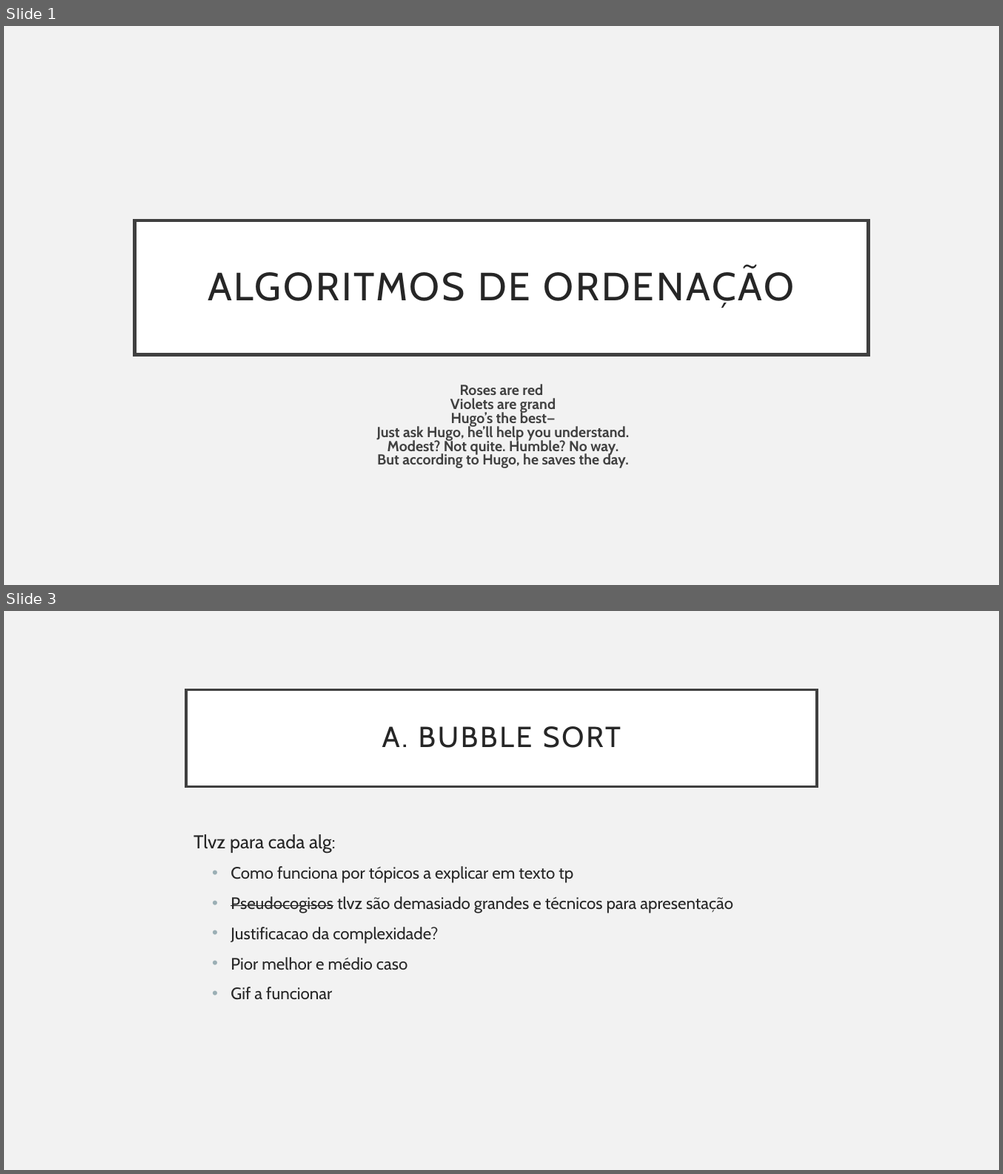
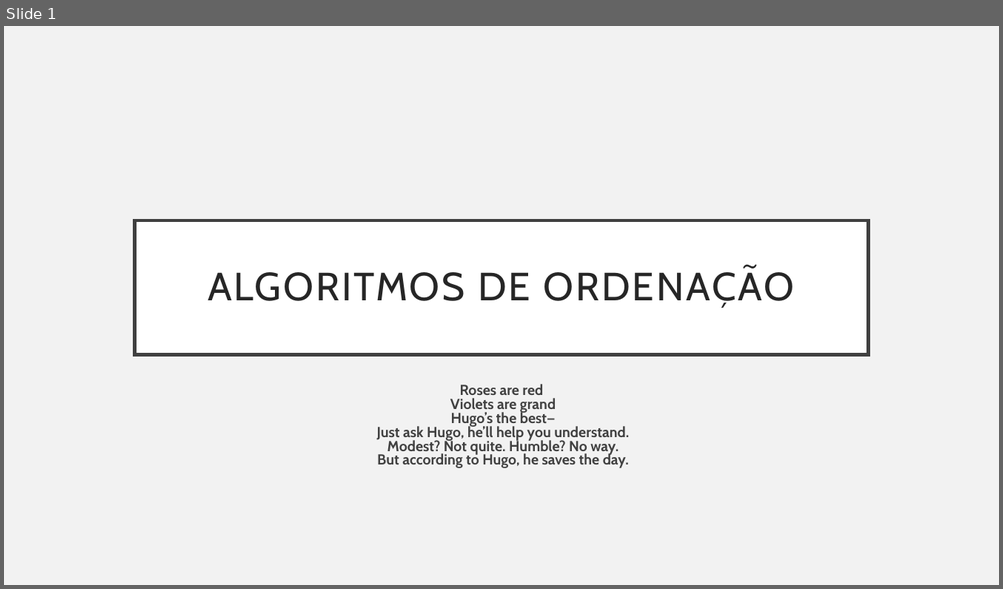
Before and after one commit to Hugoverissimo21/sorting-algorithms, a slide deck: slides.pptx. Shown one above the other, each under a label of ours: slides 1 and 3 before the commit, slide 1 after it; the slides between them are not shown. The pictures are 1003x1174 and 1003x589 pixels, drawn with LibreOffice and Linux fonts; fonts in the diff are those of the drawing. Boxes give left, top, right and bottom in pixels: in the first picture for what was removed or moved away, otherwise in the second. Text is boxed around its words. In the diff, an @@ line names an element or a change of style, - is before the commit and + after.

```diff
--- a/slides.pptx
+++ b/slides.pptx
@@ slide 3 removed at box(4, 611, 999, 1170), background #F2F2F2 @@
@@ title removed at box(186, 689, 817, 786) @@
-A. BUBBLE SORT
@@ text removed at box(193, 834, 733, 1000) @@
-Tlvz para cada alg:
-  • Como funciona por tópicos a explicar em texto tp
-  • Pseudocogisos tlvz são demasiado grandes e técnicos para apresentação
-  • Justificacao da complexidade?
-  • Pior melhor e médio caso
-  • Gif a funcionar
```
Also in this commit, not shown: 11 slides changed, 1 slide added.
